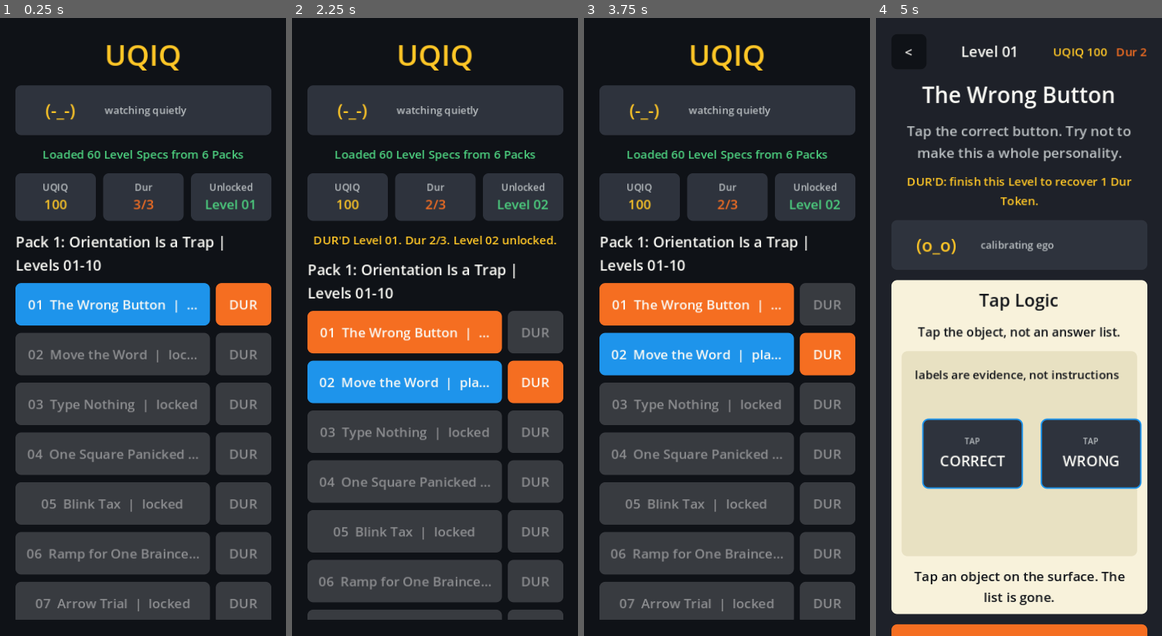
Above: before the commit, frames 1-4 (left to right).
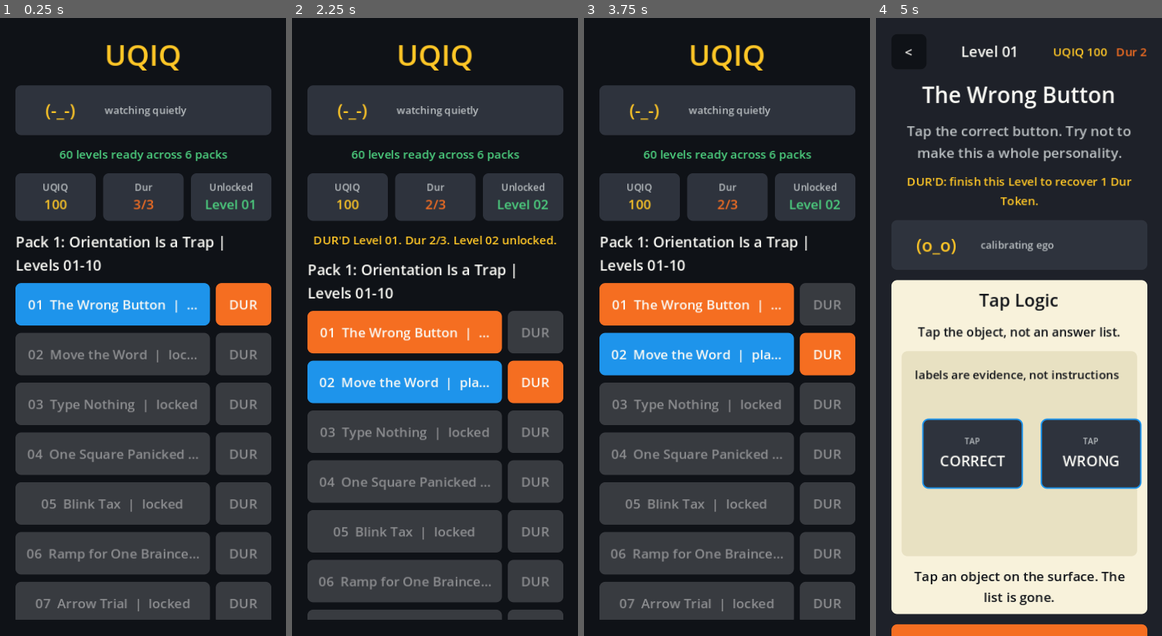
Above: after the commit, the same moments.

Repository: scwlkr/UQIQ
Game: Godot game, scene res://scenes/Main.tscn
Same seed, same stepped clock (60 frames per second), same inputs: the game is played once before the commit and once after it.
Inputs:
- Up to frame 1 (0.25 s): no input
- Up to frame 2 (2.25 s): click "01 The Wrong Button | playable" at 0.5 s; click "<" at 1.25 s; click "DUR" at 2 s
- Up to frame 3 (3.75 s): click "01 The Wrong Button | DUR'D -…" at 2.75 s; click "<" at 3.5 s
- Up to frame 4 (5 s): click "01 The Wrong Button | DUR'D -…" at 4.25 s

The runs differ from the first frame. In frame 1, 0.6% of the frame differs, in the area x 15-86%, y 21-24%; in frame 2, 0.6%; in frame 3, 0.6%; in frame 4, nothing differs.

Commit message:
Polish level list status copy

Diff:
--- a/scripts/main.gd
+++ b/scripts/main.gd
@@ -2003,7 +2003,7 @@
 		_add_status(parent, _profile.last_error, COLOR_RED)
 		return
 
-	_add_status(parent, "Loaded %d Level Specs from %d Packs" % [_loaded_level_count(packs), packs.size()], COLOR_GREEN)
+	_add_status(parent, "%d levels ready across %d packs" % [_loaded_level_count(packs), packs.size()], COLOR_GREEN)
 
 	var metrics := HBoxContainer.new()
 	metrics.size_flags_horizontal = Control.SIZE_EXPAND_FILL
Binary file changed: docs/app-store/screenshots/01_level_list.png
Not shown, changed: docs/RELEASE_STATUS.md
